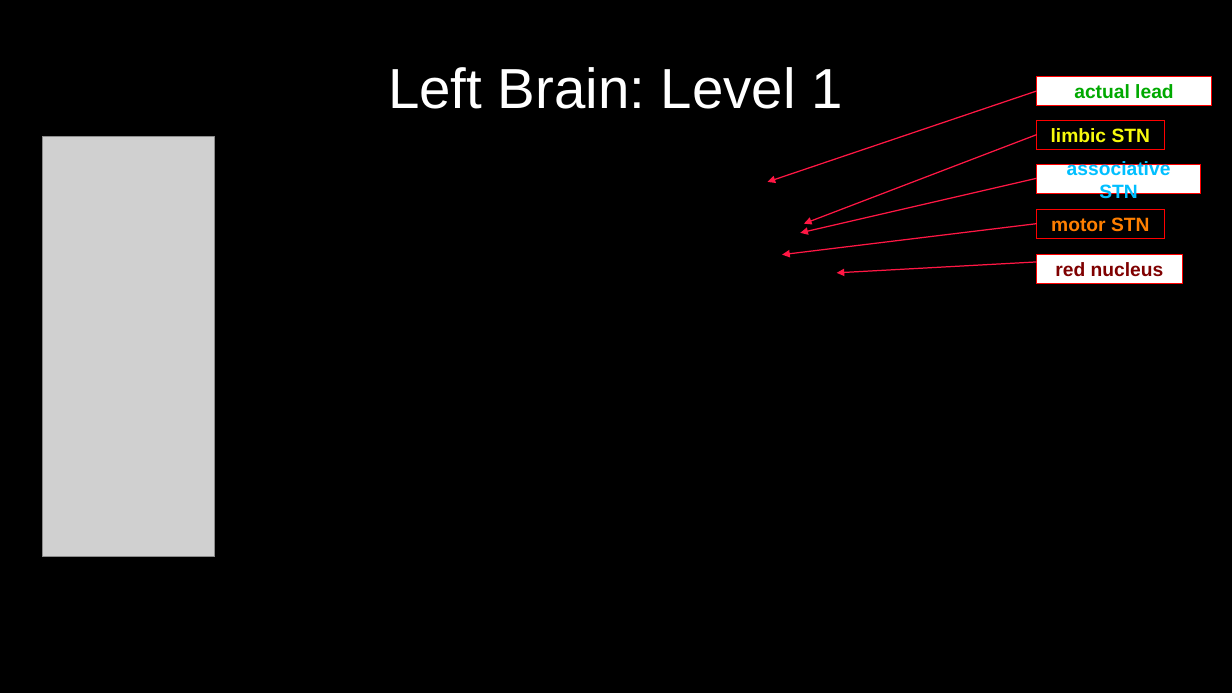
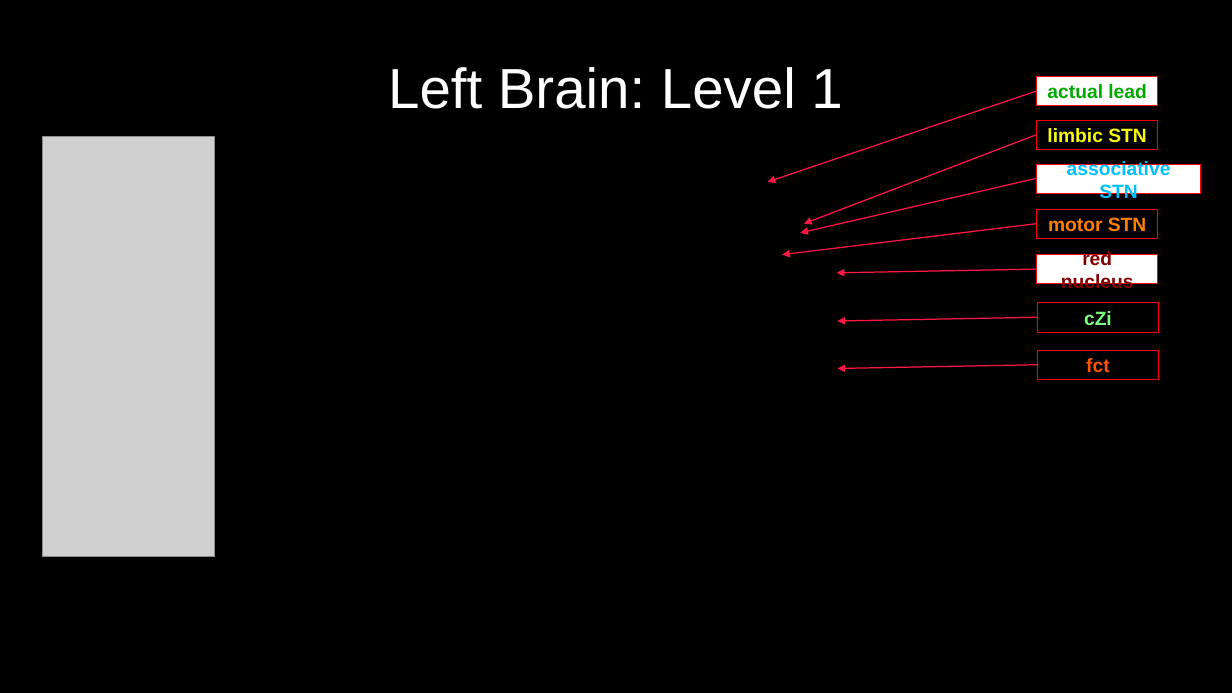
Before and after one commit to greydongilmore/clinical_dicom2bids_smk, a slide deck: slide 2 of resources/bsci_linear_reconstructions.odp (slide 4 before the commit). Drawn at 1232x693 pixels with LibreOffice and Linux fonts; fonts in the diff are those of the drawing; grey boxes stand for pictures. Boxes give left, top, right and bottom in pixels: in the first picture for what was removed or moved away, otherwise in the second. Text is boxed around its words. In the diff, an @@ line names an element or a change of style, - is before the commit and + after.

```diff
--- a/resources/bsci_linear_reconstructions.odp
+++ b/resources/bsci_linear_reconstructions.odp
@@ freeform shape "actual lead": place and size @@
-freeform shape "actual lead" at <box>1037,76,1212,105</box>
+freeform shape "actual lead" at <box>1037,76,1158,105</box>
@@ freeform shape "limbic STN": place and size @@
-freeform shape "limbic STN" at <box>1037,120,1165,150</box>
+freeform shape "limbic STN" at <box>1037,120,1158,150</box>
@@ freeform shape "motor STN": place and size @@
-freeform shape "motor STN" at <box>1037,209,1165,238</box>
+freeform shape "motor STN" at <box>1037,209,1158,238</box>
@@ arrow moved from (1037, 262) - (837, 273) to (1037, 269) - (837, 273) @@
@@ freeform shape "red nucleus": place and size @@
-freeform shape "red nucleus" at <box>1037,255,1182,285</box>
+freeform shape "red nucleus" at <box>1037,255,1158,285</box>
@@ arrow added from (1038, 317) to (837, 321), #FF1744 0.96 pt @@
@@ freeform shape added at <box>1038,303,1159,333</box>, fill #000000, outline #FF0000 0 pt, 15 pt, text #7FFF7F, bold @@
+cZi
@@ freeform shape added at <box>1038,350,1159,380</box>, fill #000000, outline #FF0000 0 pt, 15 pt, text #FF5500, bold @@
+fct
@@ arrow added from (1038, 365) to (837, 369), #FF1744 0.96 pt @@
```
Also in this commit, not shown: 1 other slide changed, 2 slides removed, 5 other files.
